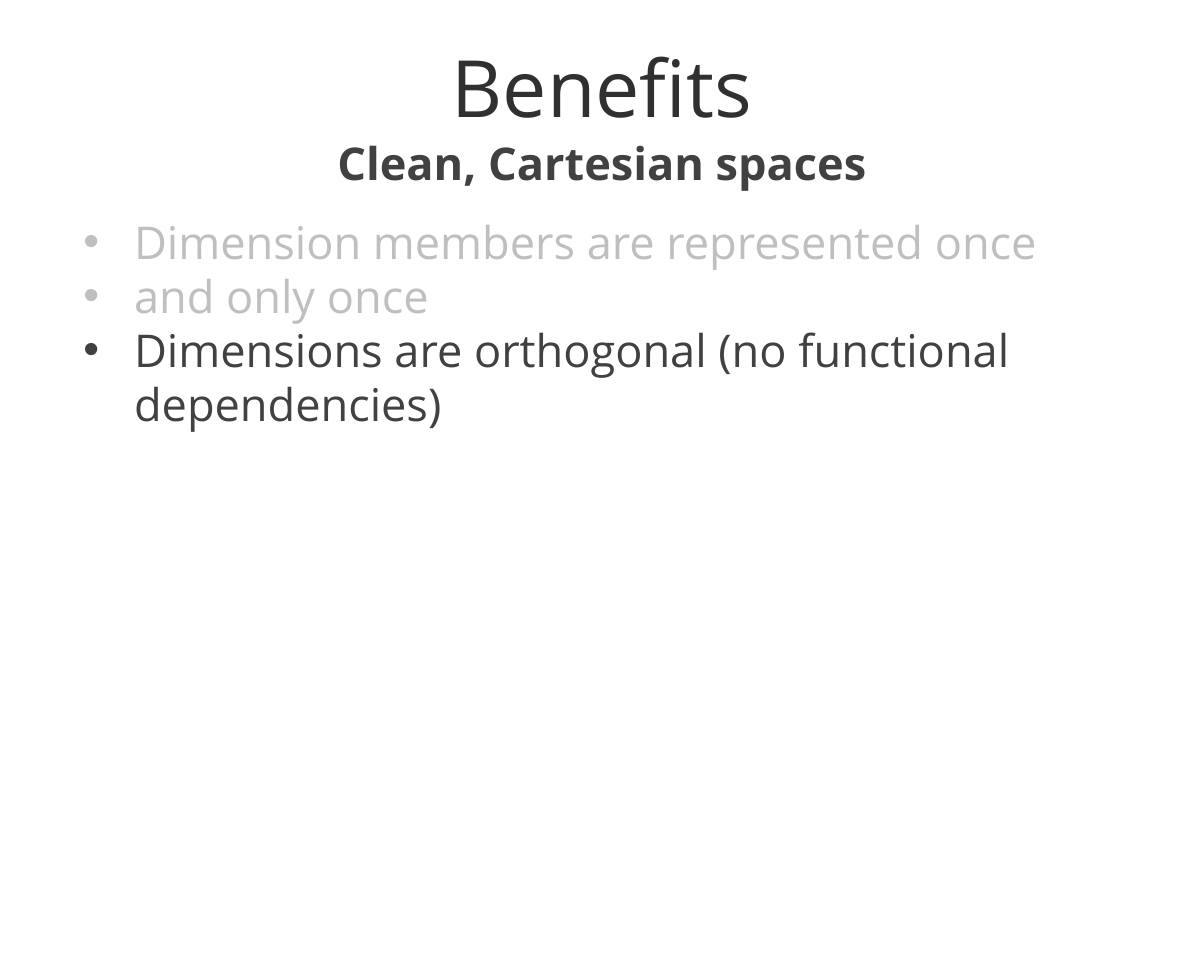
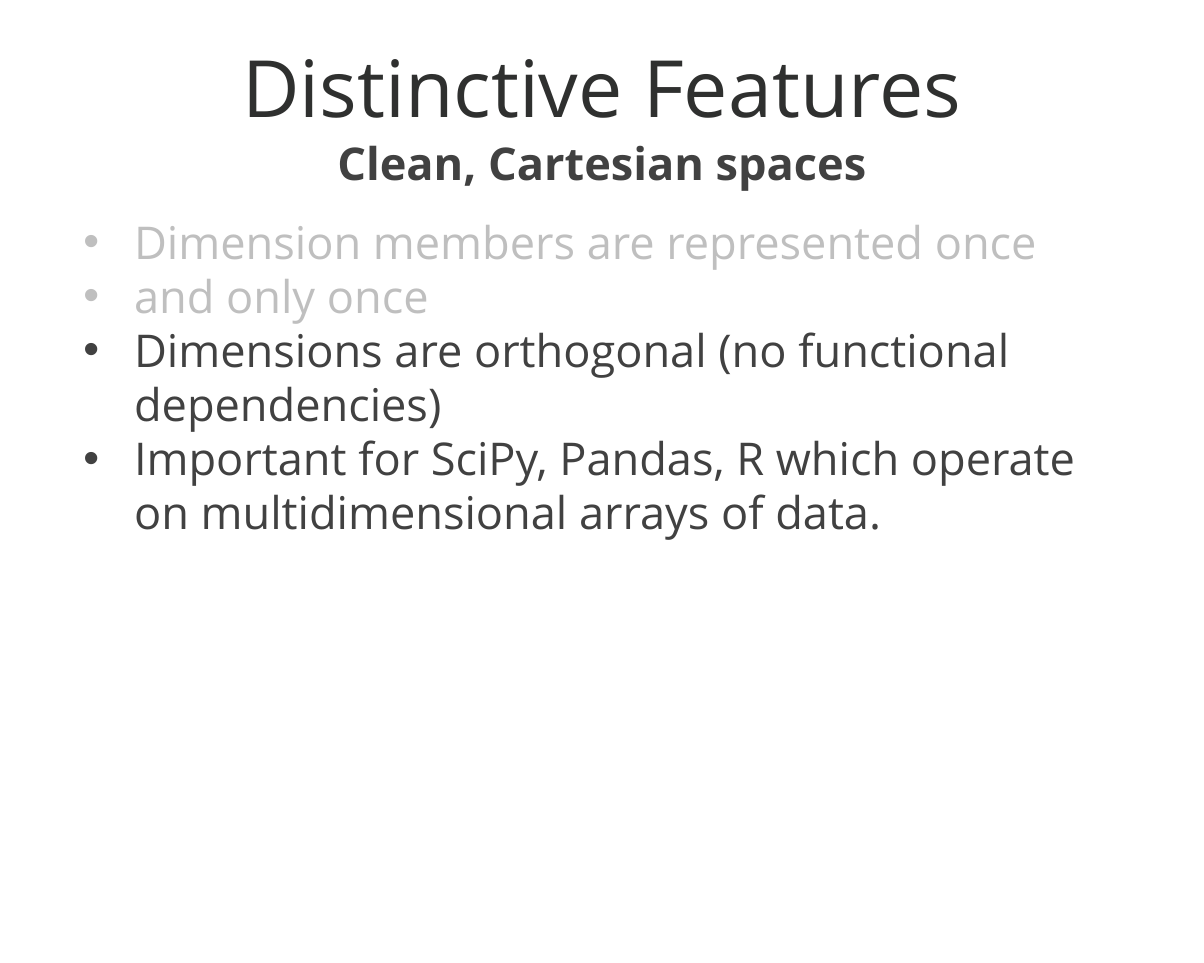
Before and after one commit to klahnakoski/Qb, a slide deck: slide 25 of docs/Data Warehouse.pptx. Drawn at 1204x963 pixels with LibreOffice and Linux fonts; fonts in the diff are those of the drawing; background and template pictures are left out. Boxes give left, top, right and bottom in pixels: in the first picture for what was removed or moved away, otherwise in the second. Text is boxed around its words. In the diff, an @@ line names an element or a change of style, - is before the commit and + after.

```diff
--- a/docs/Data Warehouse.pptx
+++ b/docs/Data Warehouse.pptx
@@ title at (242,59,961,118): text changed @@
-Benefits
+Distinctive Features
@@ text at (134,440,1075,540): paragraph added @@
+• Important for SciPy, Pandas, R which operate on multidimensional arrays of data.
```
Also in this commit, not shown: 22 other slides changed, 1 slide added, 2 slides removed, 3 other files.
